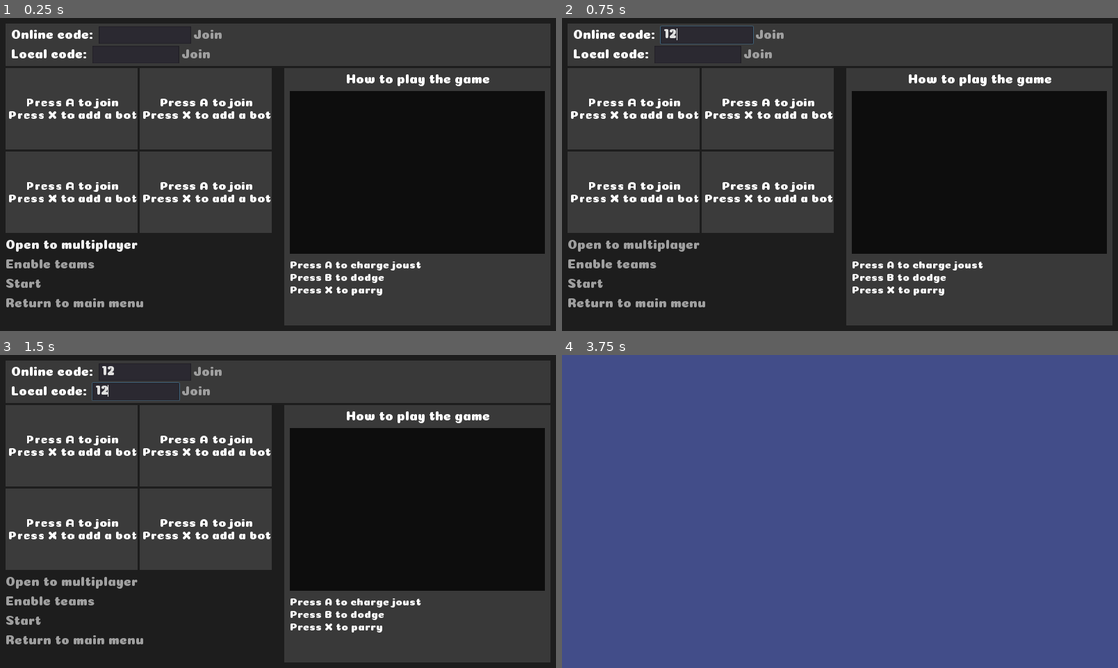
Above: before the commit, frames 1-4 (two rows, left to right).
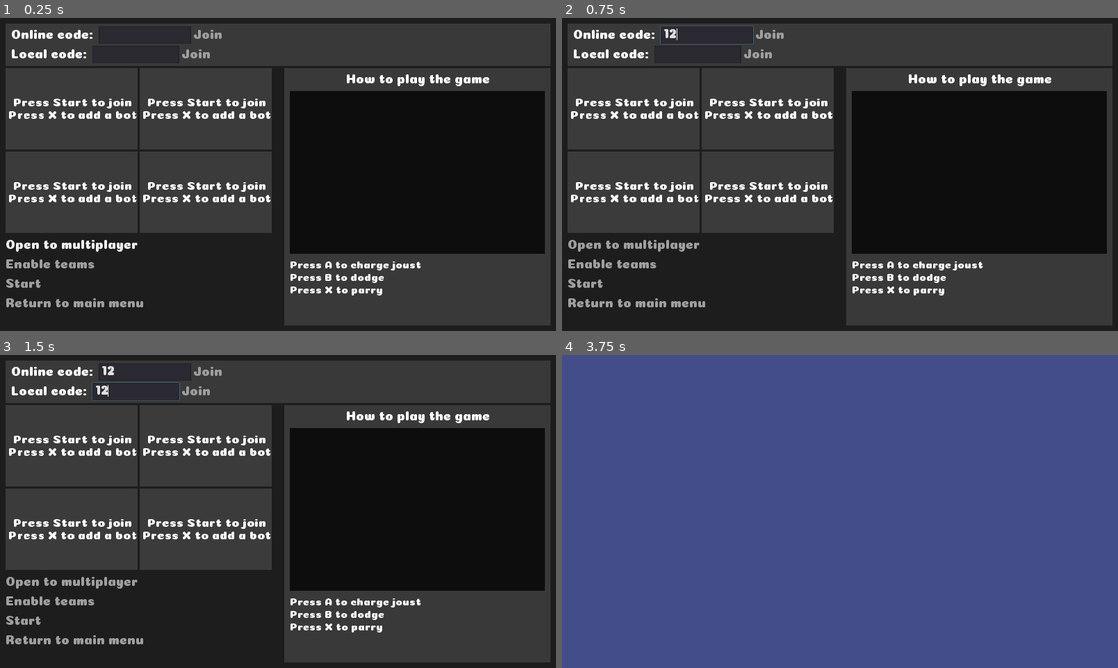
Above: after the commit, the same moments.

Repository: Lunatic-Games/turtle-jousting
Game: Godot game, scene res://ui/lobby/lobby_menu.tscn
Two runs of this game, one before a commit and one after it. Both use one fixed random seed, a clock stepped at 60 frames per second and the inputs below.
Inputs (mouse positions are in pixels of both pictures, inside the frame that each line leads up to):
- Up to frame 1 (0.25 s): no input
- Up to frame 2 (0.75 s): click (706, 33) at 0.52 s; type "12" at 0.6 s
- Up to frame 3 (1.5 s): click (133, 392) at 0.75 s; type "12" at 0.83 s; click (33, 414) at 1.27 s
- Up to frame 4 (3.75 s): click "Ready" at 2 s; click "Ready" at 2.75 s; click "Start" at 3.5 s

The runs differ from the first frame. In frame 1, 1.3% of the frame differs, in the area x 2-48%, y 25-56%; in frame 2, 1.3%; in frame 3, 1.3%; in frame 4, nothing differs.

Commit message:
Changed a few things

Diff:
--- a/player/player.tscn
+++ b/player/player.tscn
@@ -4129,9 +4129,9 @@
 visible = false
 
 [node name="Right_Tear" type="Sprite" parent="Player/Knight/Main_Body/Head/Tears"]
-position = Vector2( 859.012, -60.7543 )
-rotation = 1.09002
-scale = Vector2( 1.14638, 0.1 )
+position = Vector2( 920.049, -33.3024 )
+rotation = 1.11252
+scale = Vector2( 1.22029, 0.1 )
 texture = ExtResource( 21 )
 
 [node name="Left_Tear" type="Sprite" parent="Player/Knight/Main_Body/Head/Tears"]
--- a/ui/lobby/keyboard_popup.gd
+++ b/ui/lobby/keyboard_popup.gd
@@ -15,7 +15,7 @@
 	$TextPanel/Label.text = edit.text
 	popup()
 
-func _unhandled_input(event):
+func _input(event):
 	if !visible:
 		return
 	if event.is_action("ui_cancel") and event.pressed:
--- a/ui/lobby/lobby_menu.gd
+++ b/ui/lobby/lobby_menu.gd
@@ -44,7 +44,7 @@
 	if event is InputEventKey or event is InputEventMouse:
 		device = "keyboard"
 
-	if event.is_action("ui_accept") and event.pressed:
+	if event.is_action("ui_start") and event.pressed:
 		if (event is InputEventJoypadButton and
 				online_container.get_node("CodeEditContainer/LineEdit").has_focus()):
 			var line_edit = online_container.get_node("CodeEditContainer/LineEdit")
@@ -77,8 +77,6 @@
 
 		get_player_slot(pos).load_player(pos, {"device_id" : device})
 		get_tree().set_input_as_handled()
-	#elif !(device in local_players.values()):
-		#get_tree().set_input_as_handled()
 
 
 # Start server creation on new thread
@@ -221,6 +219,7 @@
 	local_players = new_local_players
 	load_existing_connections()
 	rpc("update_player_list", local_players)
+	rpc("new_connection")
 	for player in local_players.keys():
 		get_player_slot(player).load_player(player, player_data[player])
 		get_player_slot(player).set_network_master(net_id)
@@ -238,6 +237,14 @@
 	for player in connections[sender_id]:
 		get_player_slot(player).load_player(player)
 		get_player_slot(player).set_network_master(sender_id)
+
+
+# Send existing data to the new connection
+remote func new_connection():
+	var sender_id = get_tree().get_rpc_sender_id()
+
+	for player in local_players.keys():
+		get_player_slot(player).send_data_to_new_connection(sender_id)
 
 
 # Load players from connections that existed before joining
@@ -354,7 +361,7 @@
 
 # Clear used port when exiting
 func _exit_tree():
-	if server_creation_thread:
+	if server_creation_thread and server_creation_thread.is_active():
 		server_creation_thread.wait_to_finish()
 	if server:
 		server.close()
@@ -364,3 +371,11 @@
 	print("Failed to connect")
 	get_tree().network_peer = null
 	$NetworkMessagePopup.connection_failed()
+
+
+func _on_Popup_about_to_show():
+	set_process_input(false)
+
+
+func _on_Popup_hide():
+	set_process_input(true)
--- a/ui/lobby/lobby_menu.tscn
+++ b/ui/lobby/lobby_menu.tscn
@@ -429,4 +429,8 @@
 [connection signal="pressed" from="LobbySections/GameContainer/VBoxContainer/LeaveLobbyButton" to="." method="_disconnect"]
 [connection signal="pressed" from="LobbySections/GameContainer/VBoxContainer/StartButton" to="." method="_on_StartButton_pressed"]
 [connection signal="pressed" from="LobbySections/GameContainer/VBoxContainer/BackButton" to="." method="_exit"]
+[connection signal="about_to_show" from="NetworkMessagePopup" to="." method="_on_Popup_about_to_show"]
+[connection signal="popup_hide" from="NetworkMessagePopup" to="." method="_on_Popup_hide"]
 [connection signal="timeout" from="ConnectionTimer" to="." method="_on_ConnectionTimer_timeout"]
+[connection signal="about_to_show" from="KeyboardPopup" to="." method="_on_Popup_about_to_show"]
+[connection signal="popup_hide" from="KeyboardPopup" to="." method="_on_Popup_hide"]
--- a/ui/lobby/player_slot.gd
+++ b/ui/lobby/player_slot.gd
@@ -11,18 +11,11 @@
 
 
 func _ready():
-	set_process(false)
 	set_process_input(false)
 	for node in get_tree().get_nodes_in_group("edit_button"):
 		if is_a_parent_of(node):
 			node.connect("focus_entered", self, "_on_button_focus_entered",
 				[node])
-
-
-func _process(_delta):
-	if !get_tree().network_peer or !is_network_master():
-		return
-	rpc_unreliable("update_color", color_i)
 
 
 func _input(event):
@@ -78,12 +71,14 @@
 
 func load_player(number, player_data={}):
 	capturing_input = true
-	set_process(true)
 	set_process_input(true)
 	$Cover/Open.visible = false
 	set_edit_button_visibility(true)
 	color_i = player_data.get("color_i", 0)
 	$Background/ColorName.text = COLOR_NAMES[color_i]
+	if get_tree().network_peer:
+		rpc("update_color", color_i)
+
 	device_id = player_data.get("device_id", null)
 	if device_id == null:
 		set_edit_button_visibility(false)
@@ -96,7 +91,7 @@
 
 
 func reset():
-	set_process(false)
+	set_process_input(false)
 	color_i = 0
 	$Background/ColorName.text = COLOR_NAMES[color_i]
 	device_id = null
@@ -123,8 +118,8 @@
 	capturing_input = false
 	set_edit_button_visibility(false)
 	$Cover/ClosedButton.visible = true
-	set_process(false)
 	set_process_input(false)
+
 
 func set_edit_button_visibility(visible):
 	for node in get_tree().get_nodes_in_group("edit_button"):
@@ -140,6 +135,8 @@
 	if color_i < 0:
 		color_i = len(COLORS) - 1
 	$Background/ColorName.text = COLOR_NAMES[color_i]
+	if get_tree().network_peer:
+		rpc("update_color", color_i)
 
 
 func _on_RightColorButton_pressed():
@@ -147,6 +144,14 @@
 	if color_i >= len(COLORS):
 		color_i = 0
 	$Background/ColorName.text = COLOR_NAMES[color_i]
+	if get_tree().network_peer:
+		rpc("update_color", color_i)
+
+
+func send_data_to_new_connection(net_id):
+	if ready:
+		rpc_id(net_id, "player_ready")
+	rpc_id(net_id, "update_color", color_i)
 
 
 func move_ui(direction):
@@ -159,11 +164,11 @@
 	hover_button(focused_button)
 
 
-
 func mouse_over_node(node):
 	var rect = node.get_rect()
 	rect.position = node.rect_global_position
 	return rect.has_point(get_global_mouse_position())
+
 
 func unhover_button(button):
 	if "texture_normal" in button:
@@ -171,6 +176,7 @@
 	elif "custom_colors/font_color" in button:
 		var normal_color = button['custom_colors/font_color_disabled']
 		button['custom_colors/font_color'] = normal_color
+
 
 func hover_button(button):
 	if "texture_normal" in button:
--- a/ui/lobby/player_slot.tscn
+++ b/ui/lobby/player_slot.tscn
@@ -5,78 +5,90 @@
 [ext_resource path="res://ui/resources/arrows.png" type="Texture" id=3]
 [ext_resource path="res://ui/menu_button.tscn" type="PackedScene" id=4]
 
-[sub_resource type="DynamicFont" id=8]
+[sub_resource type="DynamicFont" id=1]
 size = 24
 extra_spacing_top = 1
 extra_spacing_bottom = 8
 font_data = ExtResource( 1 )
 
+[sub_resource type="AtlasTexture" id=2]
+flags = 4
+atlas = ExtResource( 3 )
+region = Rect2( 48, 0, 16, 16 )
+
+[sub_resource type="AtlasTexture" id=3]
+flags = 4
+atlas = ExtResource( 3 )
+region = Rect2( 80, 0, 16, 16 )
+
+[sub_resource type="AtlasTexture" id=4]
+flags = 4
+atlas = ExtResource( 3 )
+region = Rect2( 64, 0, 16, 16 )
+
 [sub_resource type="AtlasTexture" id=5]
+flags = 4
 atlas = ExtResource( 3 )
 region = Rect2( 48, 0, 16, 16 )
 
 [sub_resource type="AtlasTexture" id=6]
-atlas = ExtResource( 3 )
-region = Rect2( 80, 0, 16, 16 )
+flags = 4
+atlas = ExtResource( 3 )
+region = Rect2( 0, 0, 16, 16 )
 
 [sub_resource type="AtlasTexture" id=7]
-atlas = ExtResource( 3 )
-region = Rect2( 64, 0, 16, 16 )
+flags = 4
+atlas = ExtResource( 3 )
+region = Rect2( 32, 0, 16, 16 )
+
+[sub_resource type="AtlasTexture" id=8]
+flags = 4
+atlas = ExtResource( 3 )
+region = Rect2( 16, 0, 16, 16 )
+
+[sub_resource type="AtlasTexture" id=9]
+flags = 4
+atlas = ExtResource( 3 )
+region = Rect2( 0, 0, 16, 16 )
 
 [sub_resource type="AtlasTexture" id=10]
+flags = 4
 atlas = ExtResource( 3 )
 region = Rect2( 48, 0, 16, 16 )
 
-[sub_resource type="AtlasTexture" id=2]
+[sub_resource type="AtlasTexture" id=11]
+flags = 4
 atlas = ExtResource( 3 )
 region = Rect2( 0, 0, 16, 16 )
 
-[sub_resource type="AtlasTexture" id=3]
-atlas = ExtResource( 3 )
-region = Rect2( 32, 0, 16, 16 )
-
-[sub_resource type="AtlasTexture" id=4]
-atlas = ExtResource( 3 )
-region = Rect2( 16, 0, 16, 16 )
-
-[sub_resource type="AtlasTexture" id=11]
+[sub_resource type="AtlasTexture" id=12]
+flags = 4
+atlas = ExtResource( 3 )
+region = Rect2( 48, 0, 16, 16 )
+
+[sub_resource type="AtlasTexture" id=13]
+flags = 4
 atlas = ExtResource( 3 )
 region = Rect2( 0, 0, 16, 16 )
 
-[sub_resource type="AtlasTexture" id=12]
-atlas = ExtResource( 3 )
-region = Rect2( 48, 0, 16, 16 )
-
-[sub_resource type="AtlasTexture" id=13]
-atlas = ExtResource( 3 )
-region = Rect2( 0, 0, 16, 16 )
-
-[sub_resource type="AtlasTexture" id=14]
-atlas = ExtResource( 3 )
-region = Rect2( 48, 0, 16, 16 )
-
-[sub_resource type="AtlasTexture" id=15]
-atlas = ExtResource( 3 )
-region = Rect2( 0, 0, 16, 16 )
-
-[sub_resource type="DynamicFont" id=29]
+[sub_resource type="DynamicFont" id=14]
 size = 22
 extra_spacing_top = 1
 extra_spacing_bottom = 8
 font_data = ExtResource( 1 )
 
-[sub_resource type="StyleBoxFlat" id=23]
+[sub_resource type="StyleBoxFlat" id=15]
 bg_color = Color( 0.490196, 0.490196, 0.490196, 0.733333 )
 
-[sub_resource type="StyleBoxFlat" id=24]
+[sub_resource type="StyleBoxFlat" id=16]
 bg_color = Color( 0.0784314, 0.0784314, 0.0784314, 0.733333 )
 
-[sub_resource type="StyleBoxFlat" id=25]
-
-[sub_resource type="StyleBoxFlat" id=26]
+[sub_resource type="StyleBoxFlat" id=17]
+
+[sub_resource type="StyleBoxFlat" id=18]
 bg_color = Color( 0.235294, 0.235294, 0.235294, 0.733333 )
 
-[sub_resource type="DynamicFont" id=27]
+[sub_resource type="DynamicFont" id=19]
 size = 24
 font_data = ExtResource( 1 )
 
@@ -138,10 +150,10 @@
 focus_neighbour_bottom = NodePath("../../../HatContainer/LeftArrowContainer/Button")
 focus_mode = 0
 enabled_focus_mode = 0
-texture_normal = SubResource( 5 )
-texture_pressed = SubResource( 6 )
-texture_hover = SubResource( 7 )
-texture_disabled = SubResource( 10 )
+texture_normal = SubResource( 2 )
+texture_pressed = SubResource( 3 )
+texture_hover = SubResource( 4 )
+texture_disabled = SubResource( 5 )
 stretch_mode = 3
 
 [node name="RightArrowContainer" type="CenterContainer" parent="Background/ColorContainer"]
@@ -161,10 +173,10 @@
 focus_neighbour_bottom = NodePath("../../../HatContainer/RightArrowContainer/Button")
 focus_mode = 0
 enabled_focus_mode = 0
-texture_normal = SubResource( 2 )
-texture_pressed = SubResource( 3 )
-texture_hover = SubResource( 4 )
-texture_disabled = SubResource( 11 )
+texture_normal = SubResource( 6 )
+texture_pressed = SubResource( 7 )
+texture_hover = SubResource( 8 )
+texture_disabled = SubResource( 9 )
 stretch_mode = 3
 
 [node name="HatContainer" type="HBoxContainer" parent="Background"]
@@ -180,7 +192,7 @@
 [node name="LeftArrowContainer" type="CenterContainer" parent="Background/HatContainer"]
 margin_left = 41.0
 margin_right = 57.0
-margin_bottom = 34.0
+margin_bottom = 35.0
 
 [node name="Button" type="TextureButton" parent="Background/HatContainer/LeftArrowContainer" groups=[
 "edit_button",
@@ -194,16 +206,16 @@
 focus_neighbour_bottom = NodePath("../../../JoustContainer/LeftArrowContainer/Button")
 focus_mode = 0
 enabled_focus_mode = 0
-texture_normal = SubResource( 5 )
-texture_pressed = SubResource( 6 )
-texture_hover = SubResource( 7 )
-texture_disabled = SubResource( 12 )
+texture_normal = SubResource( 2 )
+texture_pressed = SubResource( 3 )
+texture_hover = SubResource( 4 )
+texture_disabled = SubResource( 10 )
 stretch_mode = 3
 
 [node name="RightArrowContainer" type="CenterContainer" parent="Background/HatContainer"]
 margin_left = 185.0
 margin_right = 201.0
-margin_bottom = 34.0
+margin_bottom = 35.0
 
 [node name="Button" type="TextureButton" parent="Background/HatContainer/RightArrowContainer" groups=[
 "edit_button",
@@ -217,10 +229,10 @@
 focus_neighbour_bottom = NodePath("../../../JoustContainer/RightArrowContainer/Button")
 focus_mode = 0
 enabled_focus_mode = 0
-texture_normal = SubResource( 2 )
-texture_pressed = SubResource( 3 )
-texture_hover = SubResource( 4 )
-texture_disabled = SubResource( 13 )
+texture_normal = SubResource( 6 )
+texture_pressed = SubResource( 7 )
+texture_hover = SubResource( 8 )
+texture_disabled = SubResource( 11 )
 stretch_mode = 3
 
 [node name="JoustContainer" type="HBoxContainer" parent="Background"]
@@ -250,10 +262,10 @@
 focus_neighbour_bottom = NodePath("../../../ReadyContainer/Button")
 focus_mode = 0
 enabled_focus_mode = 0
-texture_normal = SubResource( 5 )
-texture_pressed = SubResource( 6 )
-texture_hover = SubResource( 7 )
-texture_disabled = SubResource( 14 )
+texture_normal = SubResource( 2 )
+texture_pressed = SubResource( 3 )
+texture_hover = SubResource( 4 )
+texture_disabled = SubResource( 12 )
 stretch_mode = 3
 
 [node name="RightArrowContainer" type="CenterContainer" parent="Background/JoustContainer"]
@@ -273,10 +285,10 @@
 focus_neighbour_bottom = NodePath("../../../ReadyContainer/Button")
 focus_mode = 0
 enabled_focus_mode = 0
-texture_normal = SubResource( 2 )
-texture_pressed = SubResource( 3 )
-texture_hover = SubResource( 4 )
-texture_disabled = SubResource( 15 )
+texture_normal = SubResource( 6 )
+texture_pressed = SubResource( 7 )
+texture_hover = SubResource( 8 )
+texture_disabled = SubResource( 13 )
 stretch_mode = 3
 
 [node name="ReadyContainer" type="CenterContainer" parent="Background"]
@@ -333,8 +345,8 @@
 margin_top = -22.5
 margin_right = 117.0
 margin_bottom = 22.5
-custom_fonts/font = SubResource( 29 )
-text = "Press A to join
+custom_fonts/font = SubResource( 14 )
+text = "Press Start to join
 Press X to add a bot"
 align = 1
 __meta__ = {
Not shown: 2 places in ui/lobby/player_slot.tscn that only renumber resources
